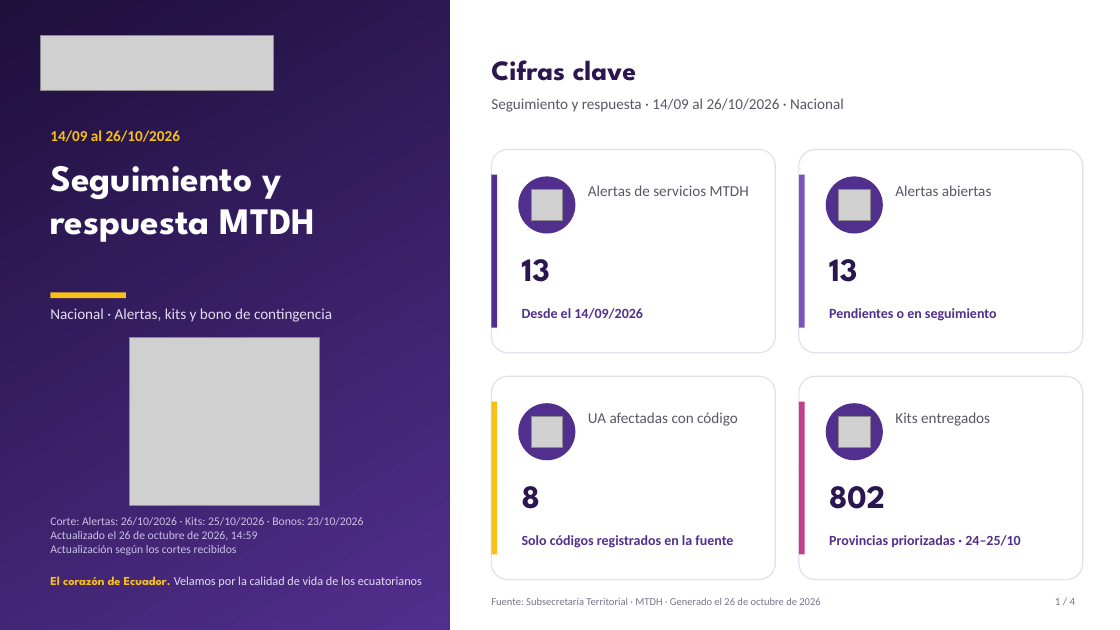
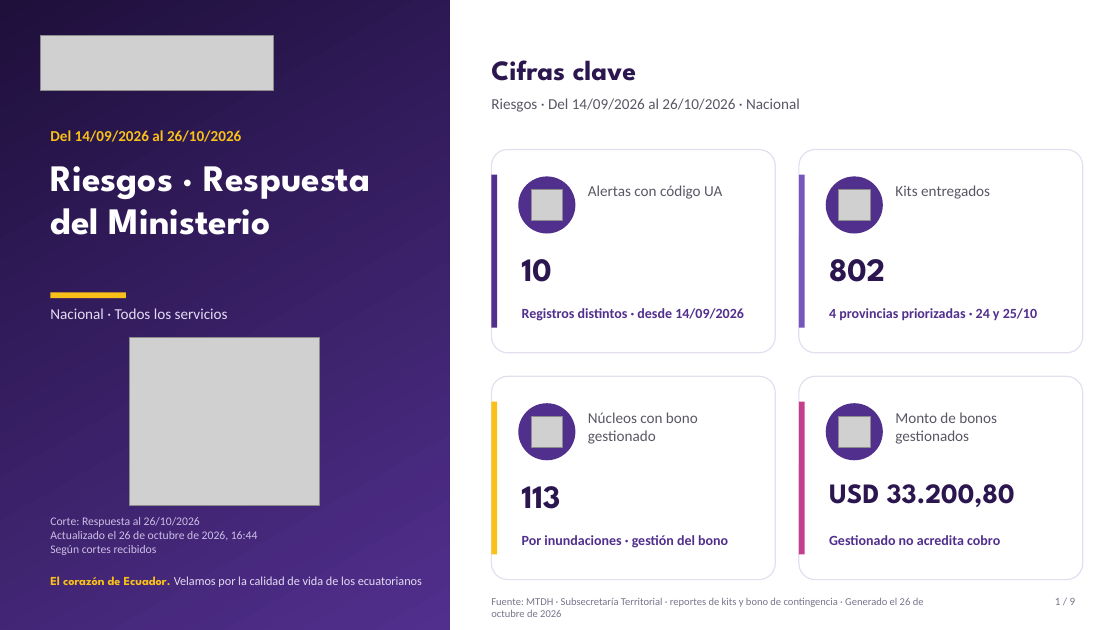
Before and after one commit to JuanAmbuludi/Sistema-Reporte-MTDH, a slide deck: slide 1 of docs/reportes/Seguimiento_ENOS_2026-10-26.pptx. Drawn at 1120x630 pixels with LibreOffice and Linux fonts; fonts in the diff are those of the drawing; grey boxes stand for pictures. Boxes give left, top, right and bottom in pixels: in the first picture for what was removed or moved away, otherwise in the second. Text is boxed around its words. In the diff, an @@ line names an element or a change of style, - is before the commit and + after.

Commit message:
Reorganizar Riesgos: diez alertas con código UA, respuesta institucional y boletín completo

```diff
--- a/docs/reportes/Seguimiento_ENOS_2026-10-26.pptx
+++ b/docs/reportes/Seguimiento_ENOS_2026-10-26.pptx
@@ text at [491, 98, 800, 112]: text changed @@
-Seguimiento y respuesta · 14/09 al 26/10/2026 · Nacional
+Riesgos · Del 14/09/2026 al 26/10/2026 · Nacional
@@ text at [50, 130, 241, 142]: text changed @@
-14/09 al 26/10/2026
+Del 14/09/2026 al 26/10/2026
@@ text at [50, 166, 370, 235]: text changed @@
-Seguimiento y respuesta MTDH
+Riesgos · Respuesta del Ministerio
@@ text at [588, 185, 722, 199]: text changed @@
-Alertas de servicios MTDH
+Alertas con código UA
@@ text at [895, 185, 990, 199]: text changed @@
-Alertas abiertas
+Kits entregados
@@ text at [522, 259, 552, 282]: text changed @@
-13
+10
@@ text at [829, 259, 885, 282]: text changed @@
-13
+802
@@ text at [50, 308, 228, 319]: text changed @@
-Nacional · Alertas, kits y bono de contingencia
+Nacional · Todos los servicios
@@ text at [522, 308, 744, 321]: text changed @@
-Desde el 14/09/2026
+Registros distintos · desde 14/09/2026
@@ text at [829, 308, 1037, 321]: text changed @@
-Pendientes o en seguimiento
+4 provincias priorizadas · 24 y 25/10
@@ text at [588, 412, 698, 444]: text changed @@
-UA afectadas con código
+Núcleos con bono gestionado
@@ text at [895, 412, 997, 444]: text changed @@
-Kits entregados
+Monto de bonos gestionados
@@ text at [522, 486, 561, 509]: text changed @@
-8
+113
@@ text at [829, 484, 1015, 507]: text changed; size 28 to 24 pt @@
-802
+USD 33.200,80
@@ text at [50, 517, 258, 555]: text changed @@
-Corte: Alertas: 26/10/2026 · Kits: 25/10/2026 · Bonos: 23/10/2026
-Actualizado el 26 de octubre de 2026, 14:59
-Actualización según los cortes recibidos
+Corte: Respuesta al 26/10/2026
+Actualizado el 26 de octubre de 2026, 16:44
+Según cortes recibidos
@@ text at [522, 535, 728, 548]: text changed @@
-Solo códigos registrados en la fuente
+Por inundaciones · gestión del bono
@@ text at [829, 535, 1000, 545]: text changed @@
-Provincias priorizadas · 24–25/10
+Gestionado no acredita cobro
@@ text at [491, 598, 924, 617]: text changed @@
-Fuente: Subsecretaría Territorial · MTDH · Generado el 26 de octubre de 2026
+Fuente: MTDH · Subsecretaría Territorial · reportes de kits y bono de contingencia · Generado el 26 de octubre de 2026
```
Also in this commit, not shown: 2 other slides changed, 6 slides added, 1 slide removed, 20 other files.
